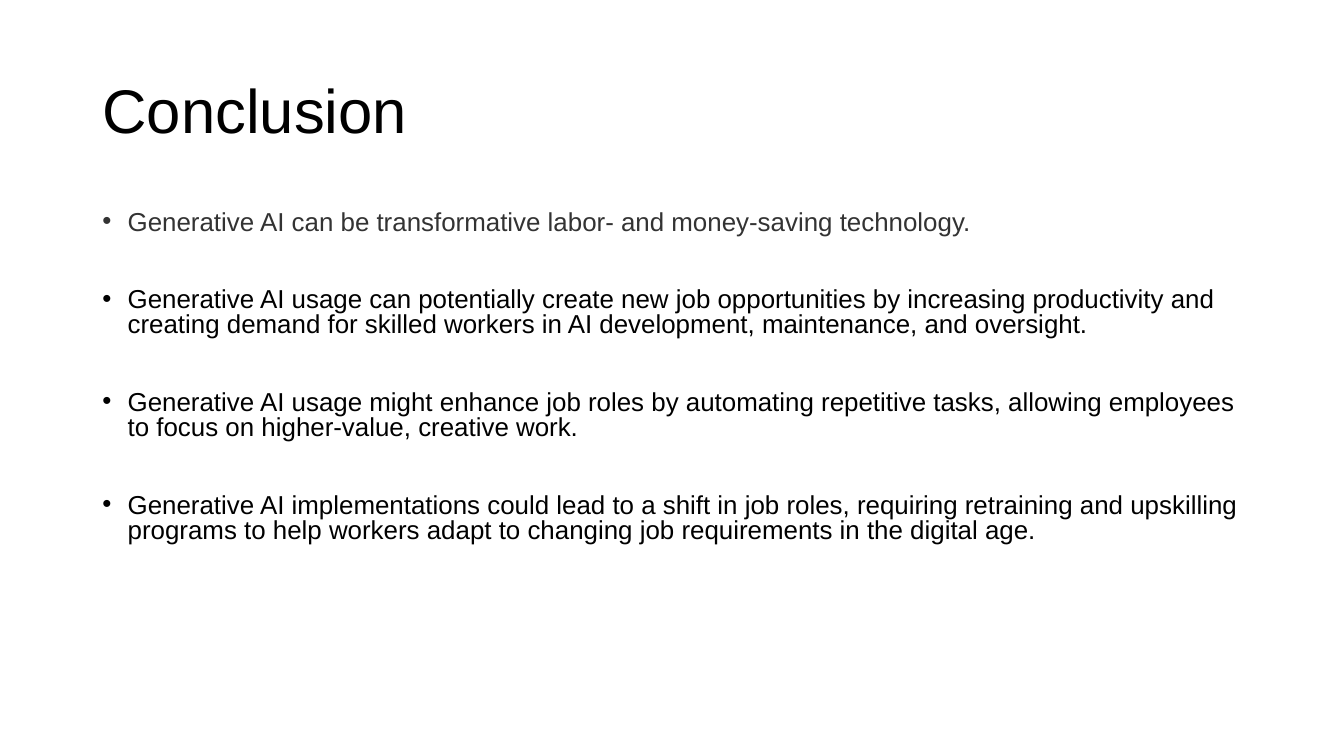
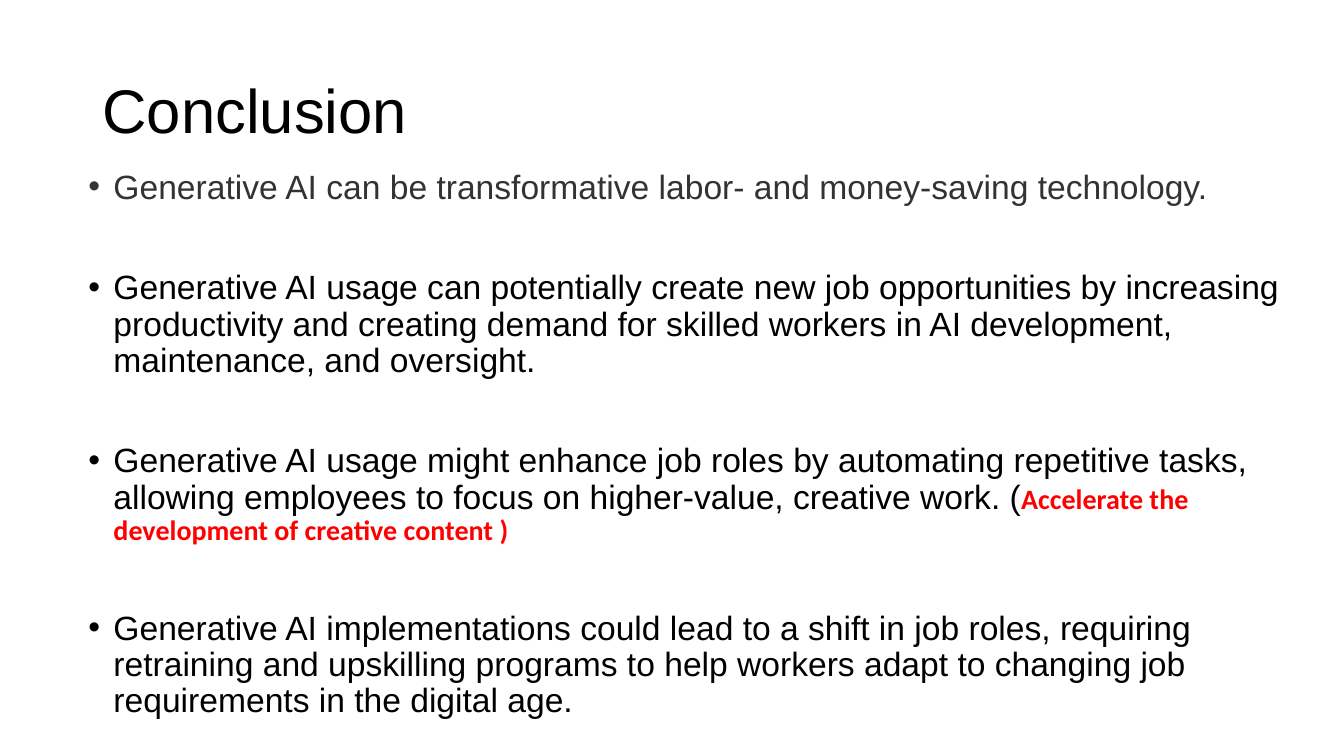
Before and after one commit to rajprasadshrestha/groupassignments, a slide deck: slide 15 of bigdatafundamentals/Presentation5.pptx. Drawn at 1344x756 pixels with LibreOffice and Linux fonts; fonts in the diff are those of the drawing. Boxes give left, top, right and bottom in pixels: in the first picture for what was removed or moved away, otherwise in the second. Text is boxed around its words. In the diff, an @@ line names an element or a change of style, - is before the commit and + after.

```diff
--- a/bigdatafundamentals/Presentation5.pptx
+++ b/bigdatafundamentals/Presentation5.pptx
@@ text "Generative AI can be transformative ...": place and size @@
-text "Generative AI can be transformative ..." at box(128, 212, 1237, 545)
+text "Generative AI can be transformative ..." at box(113, 174, 1279, 719)
@@ text at box(113, 174, 1279, 719): size 18.5 to 24 pt in "Generative AI can be transformative labor- and ...", "Generative AI usage can potentially create new ...", "Generative AI implementations could lead to a ..."; line spacing 0.8 to 0.9 @@
@@ text at box(113, 447, 1247, 545): text changed; size 18.5 to 24 pt @@
-• Generative AI usage might enhance job roles by automating repetitive tasks, allowing employees to focus on higher-value, creative work.
+• Generative AI usage might enhance job roles by automating repetitive tasks, allowing employees to focus on higher-value, creative work. (Accelerate the development of creative content )
```
Also in this commit, not shown: 8 other slides changed, 43 other files.
